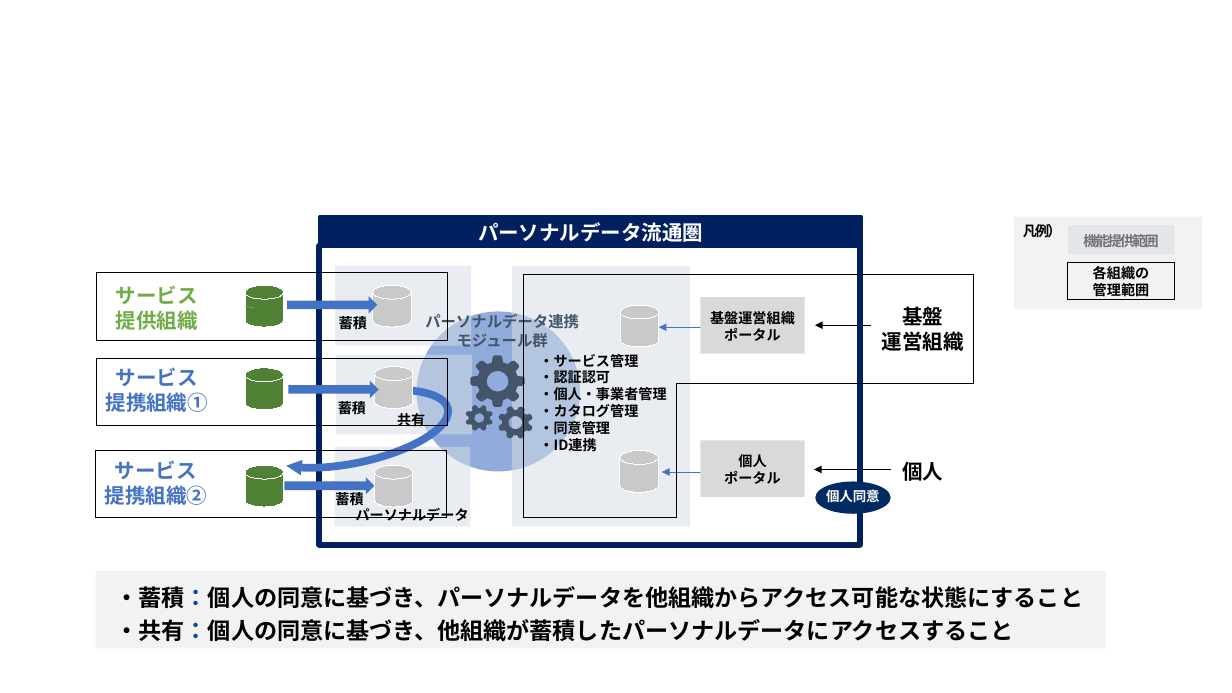
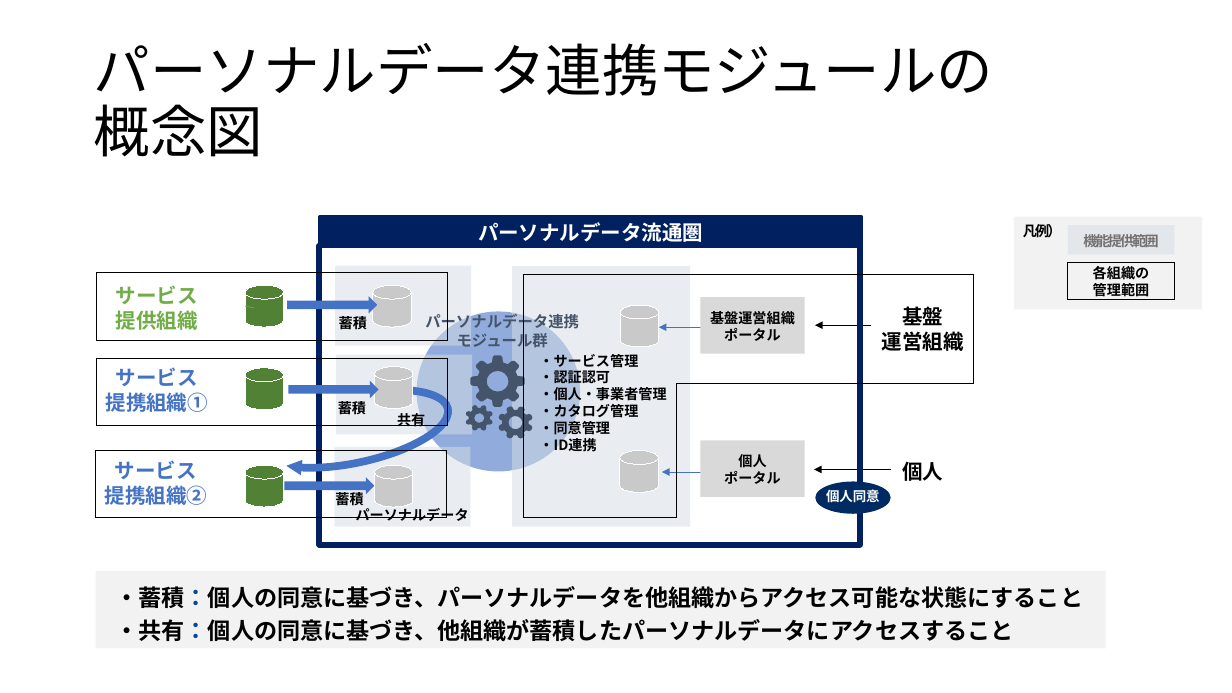
Before and after one commit to Personal-Data-Linkage-Module/.github, a slide deck: slide 1 of src/Personal-Data-Linkage-Module_Image.pptx. Drawn at 1232x693 pixels with LibreOffice and Linux fonts; fonts in the diff are those of the drawing. Boxes give left, top, right and bottom in pixels: in the first picture for what was removed or moved away, otherwise in the second. Text is boxed around its words. In the diff, an @@ line names an element or a change of style, - is before the commit and + after.

Commit message:
図名称を追記した

```diff
--- a/src/Personal-Data-Linkage-Module_Image.pptx
+++ b/src/Personal-Data-Linkage-Module_Image.pptx
@@ title added at bbox=[94, 43, 993, 157], 44 pt, text #000000 @@
+パーソナルデータ連携モジュールの
+概念図
```
